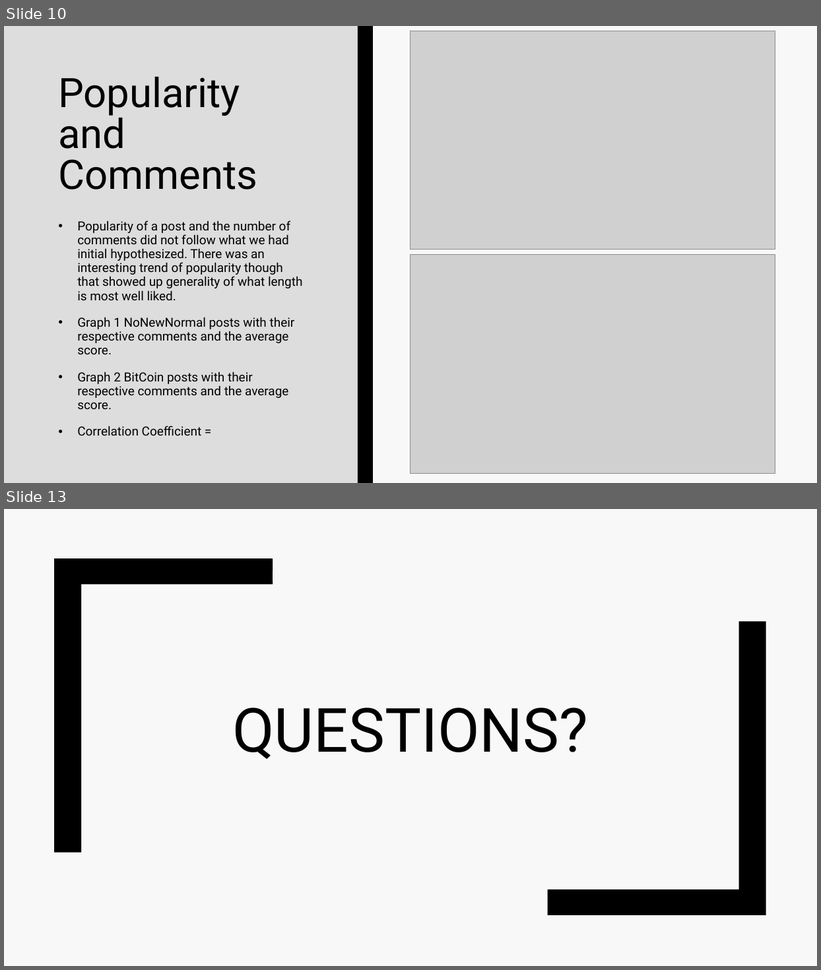
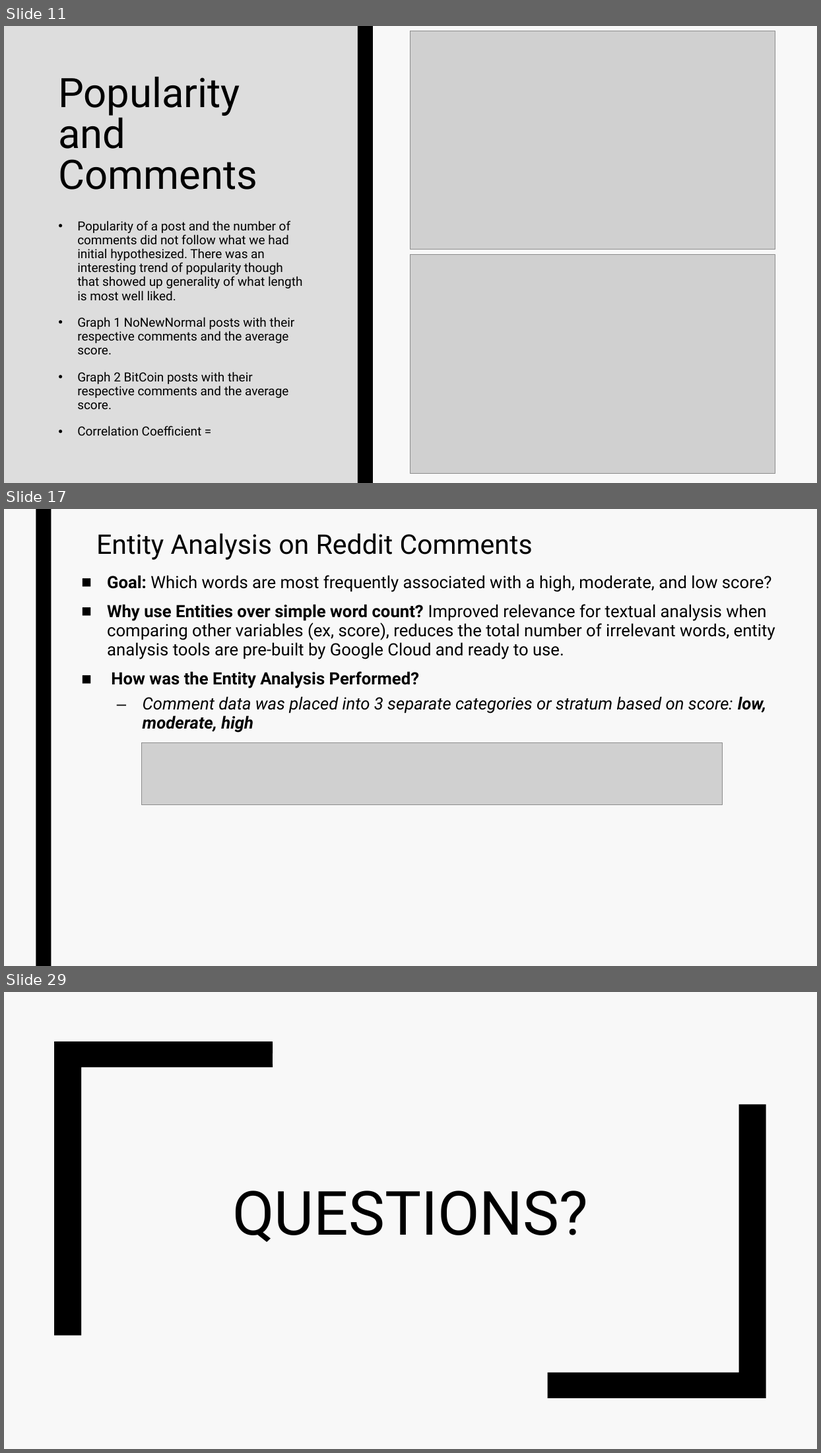
Before and after one commit to EvaTarr/CMPT412Project, a slide deck: presentation.pptx. Shown one above the other, each under a label of ours: slides 10 and 13 before the commit, slides 11, 17 and 29 after it; the slides between them are not shown. The pictures are 821x970 and 821x1453 pixels, drawn with LibreOffice and Linux fonts; fonts in the diff are those of the drawing; grey boxes stand for pictures. Boxes give left, top, right and bottom in pixels: in the first picture for what was removed or moved away, otherwise in the second. Text is boxed around its words. In the diff, an @@ line names an element or a change of style, - is before the commit and + after.

```diff
--- a/presentation.pptx
+++ b/presentation.pptx
@@ slide 17 added at (4,509,817,966), background #F8F8F8 @@
@@ rectangle added at (36,509,51,966), fill #000000 @@
@@ title added at (96,533,533,560), 32 pt, text #000000 @@
+Entity Analysis on Reddit Comments
@@ text added at (107,575,776,733), 20 pt, text #000000 @@
+■ Goal: Which words are most frequently associated with a high, moderate, and low score?
+■ Why use Entities over simple word count? Improved relevance for textual analysis when comparing other variables (ex, score), reduces the total number of irrelevant words, entity analysis tools are pre-built by Google Cloud and ready to use.
+■ How was the Entity Analysis Performed?
+  – Comment data was placed into 3 separate categories or stratum based on score: low, moderate, high
@@ picture added at (142,743,723,805) @@
@@ what was slide 10 is now slide 11 @@
@@ what was slide 13 is now slide 29 @@
```
Also in this commit, not shown: 6 slides changed, 16 other slides added, 1 slide removed.
